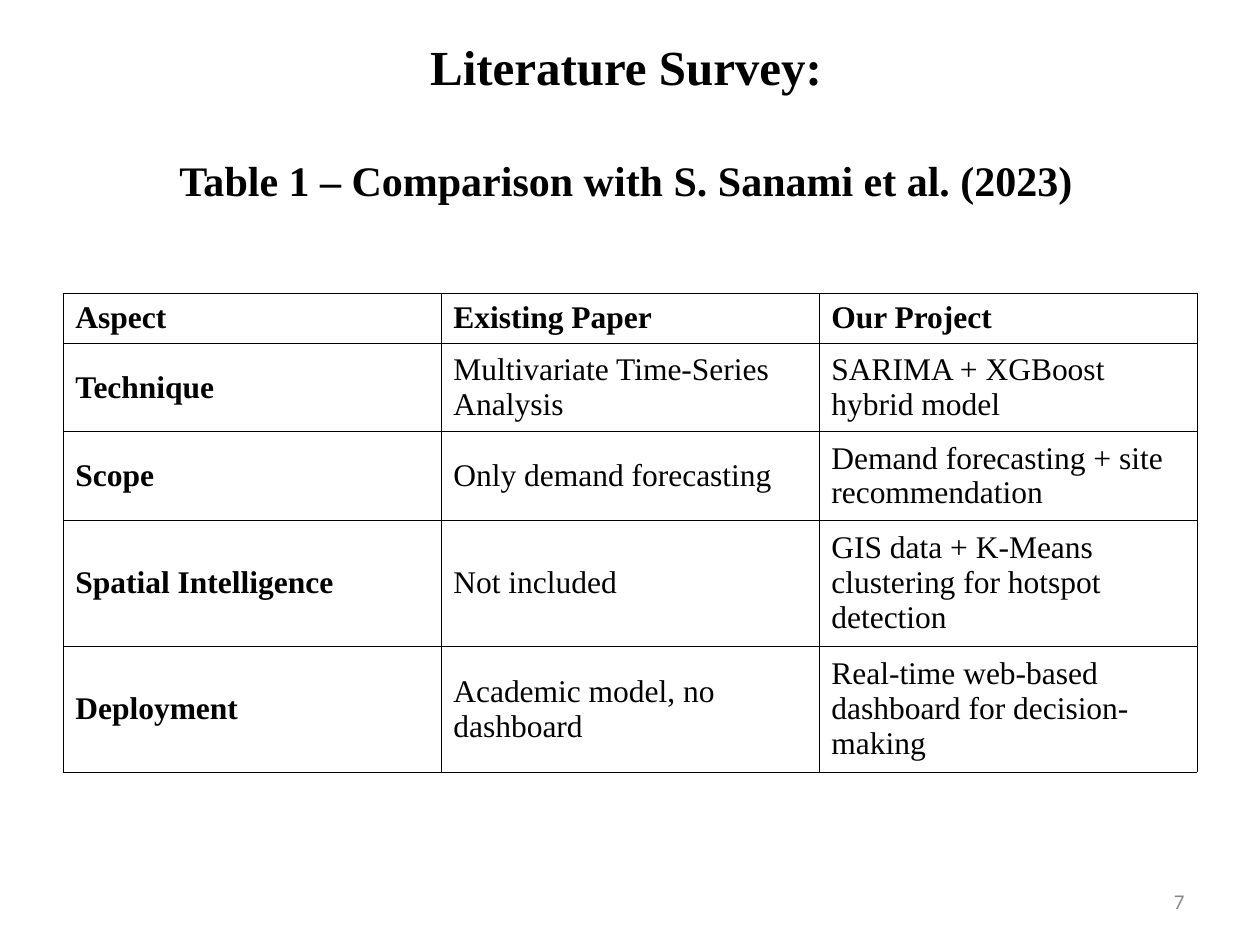
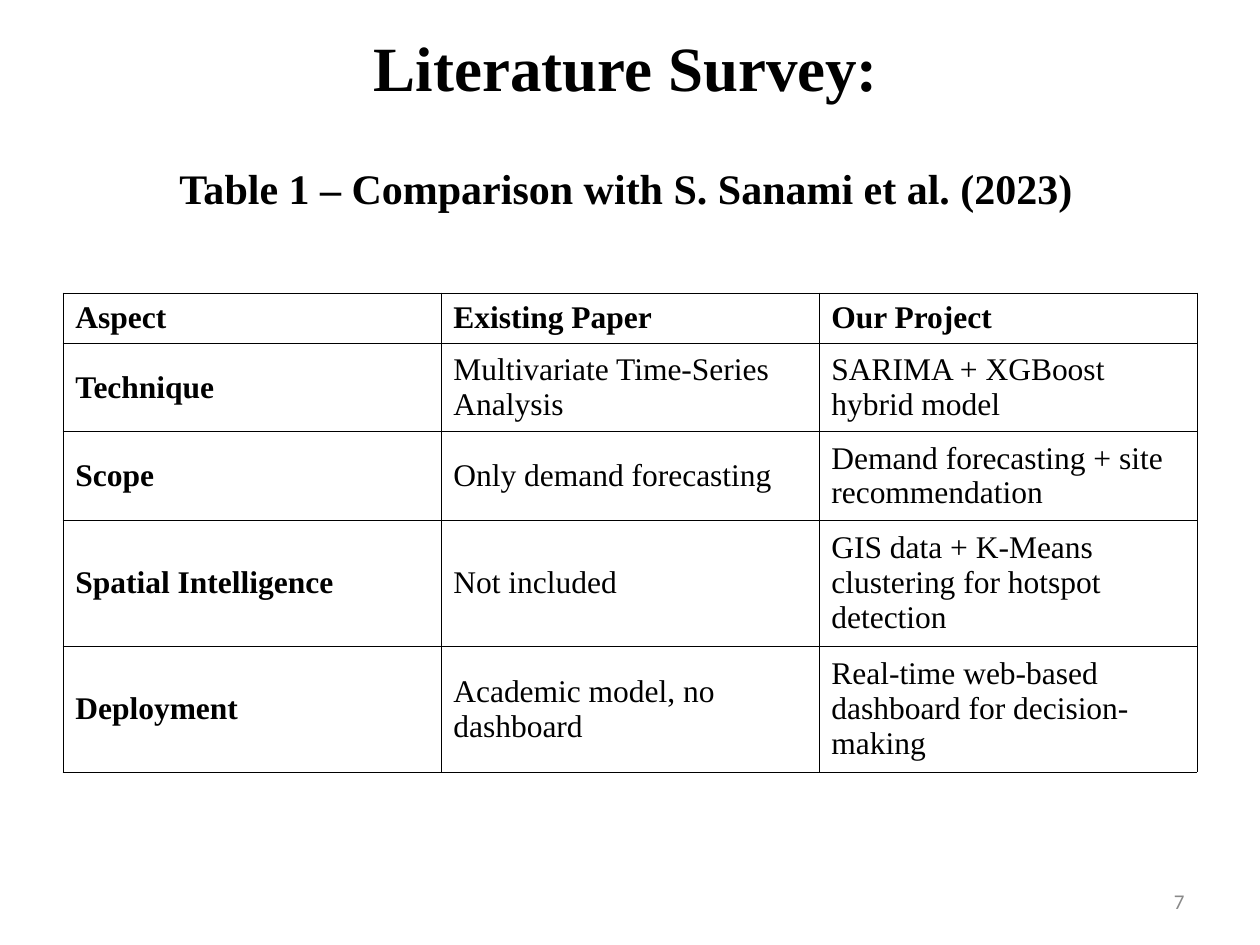
Before and after one commit to TirthDhandhukia30/EVision, a slide deck: slide 7 of Models/Topic 1- EVision.ppt. Drawn at 1260x945 pixels with LibreOffice and Linux fonts; fonts in the diff are those of the drawing. Boxes give left, top, right and bottom in pixels: in the first picture for what was removed or moved away, otherwise in the second. Text is boxed around its words. In the diff, an @@ line names an element or a change of style, - is before the commit and + after.

```diff
--- a/Models/Topic 1- EVision.ppt
+++ b/Models/Topic 1- EVision.ppt
@@ title "Literature Survey: Table 1 – ..." at (179, 47, 1072, 213): size 28 to 36 pt in "Literature Survey:" @@
```
Also in this commit, not shown: 6 other slides changed, 6 slides added, 3 slides removed, 29 other files.
